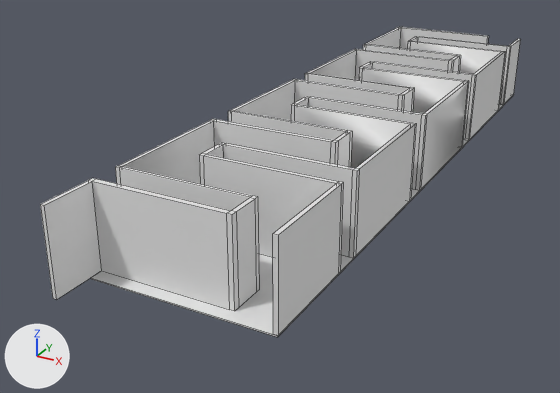
The FBX model Assets/Models/hospital.fbx as it was, and as the next commit left it.
Before and after are seen from a 50 mm lens placed at (231.0, -639.0, 181.0), pointed at (17.0, -249.0, -14.0). Every picture has the same lights, and +X, +Y and +Z are marked at lower left. Mesh edges are drawn as thin lines. Where no turn or scale is listed for an object, it has been applied to the vertices. Vertices at the same position are counted once.

The first picture shows 'floor', 'walls'.
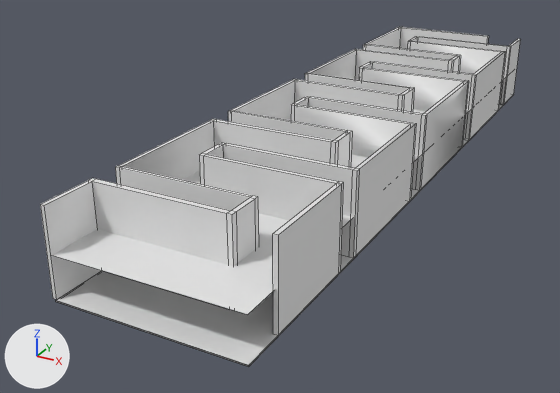
What differs and where, as boxes (x1, y1, x2, y2) in the pictures (560 x 393 px):
'floor', reshaped (8% wider, 13% taller)
    before: (91, 104, 504, 337)
    after: (56, 104, 504, 367)
'Plane.002', added
    after: (53, 77, 505, 314)

The change, as a list of edits to the scene's bpy script:
```text
Change me_cube_004:
    where me_cube_004.from_pydata(...)  # 8 vertices, 6 faces; spans x 0.0..100.0, y -403.0..0.0, z -1.0..0.0
    used by ob_floor; location = (0.0, 0.0, 0.0)
    verts and faces of me_cube_004; kept vertices keep their numbers, new ones are numbered from 8
    before: 0 (0.0, -403.0, -1.0) at pixel (91, 278), 1 (0.0, -403.0, 0.0) at pixel (90, 277), 2 (0.0, 0.0, -1.0), 4 (100.0, -403.0, -1.0) at pixel (277, 337), 5 (100.0, -403.0, 0.0) at pixel (277, 335)
    before: 6 (100.0, 0.0, -1.0) at pixel (513, 95)
    me_cube_004 part 1
    add for i in [0, 1, 2, 4, 5, 6]: verts[i] += (0.0, -23.0, 0.0)
    add faces += [(0, 1, 5, 4, 6, 2)]
Add me_plane_029:
    me_plane_029.from_pydata([(-42.0, -351.0, -3.0), (59.0, -351.0, -3.0), (-42.0, 71.0, -3.0), (59.0, 71.0, -3.0)], [], [(0, 1, 3, 2)])
Add ob_plane_002:
    ob_plane_002 = bpy.data.objects.new('Plane.002', me_plane_029)
    ob_plane_002.location = (40.7, -73.4, 24.9)
```
